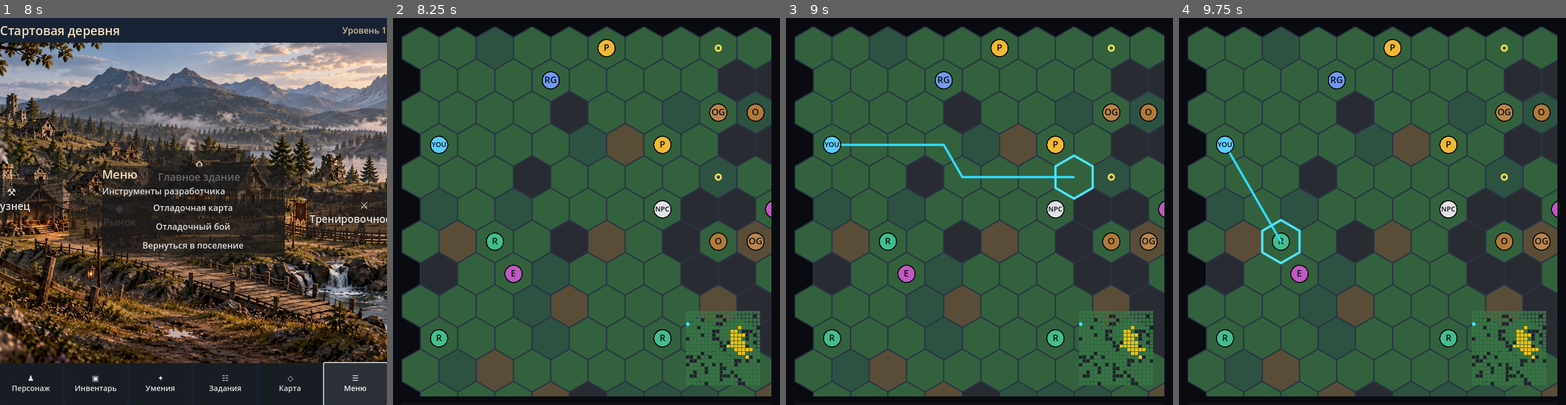
Above: before the commit, frames 1-4 (left to right).
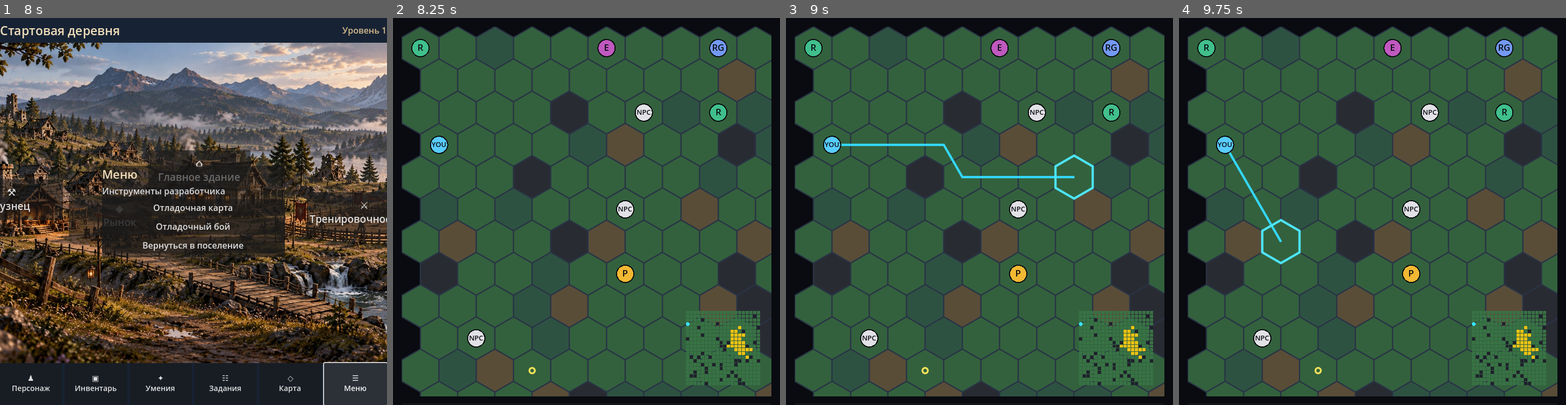
Above: after the commit, the same moments.

Repository: Archoniou1987/Battle-of-Artheon
Game: Godot game, scene res://scenes/main/main.tscn
Two runs of this game, one before a commit and one after it. Both use one fixed random seed, a clock stepped at 60 frames per second and the inputs below.
Inputs (mouse positions are in pixels of both pictures, inside the frame that each line leads up to):
- Up to frame 1 (8 s): click "⚒ Кузнец" at 0.5 s; click "◆ Рынок" at 1.25 s; click "⌂ Главное здание" at 2 s; click "⚔ Тренировочное поле" at 2.75 s; click "♟ Персонаж" at 3.5 s; click "▣ Инвентарь" at 4.25 s; click "✦ Умения" at 5 s; click "☷ Задания" at 5.75 s; click "◇ Карта" at 6.5 s; click "☰ Меню" at 7.25 s
- Up to frame 2 (8.25 s): click "Отладочная карта" at 8 s
- Up to frame 3 (9 s): tap Enter at 8.75 s; move the mouse to (1064, 192) at 8.77 s; click (1064, 192) at 8.92 s
- Up to frame 4 (9.75 s): tap Space at 9.5 s; drag from (1295, 230) to (1353, 288) at 9.52 s

Frame 1 is identical in both runs. In frame 2, 7.6% of the frame differs, in the area x 4-98%, y 5-93%; in frame 3, 7.6%; in frame 4, 7.6%.

Commit message:
Prevent guarded-object walls from isolating accessible cells and spawn NPCs only on reachable terrain

Diff:
--- a/core/map/location_generator.gd
+++ b/core/map/location_generator.gd
@@ -108,14 +108,21 @@
 				break
 		if not can_shape:
 			continue
+		var before_reachable:Dictionary=_reachable_cells(map,entrance)
+		var changed_neighbors:Array[Vector2i]=[]
 		for neighbor in passable_neighbors:
 			if neighbor!=guard_pos:
 				map.set_obstacle(neighbor,"object_pocket_wall",true)
-		var access:=HexPathfinder.new().find_path(map,entrance,guard_pos)
-		if not bool(access.get("ok",false)):
-			for neighbor in passable_neighbors:
-				if neighbor!=guard_pos:
-					map.set_obstacle(neighbor,"",false)
+				changed_neighbors.append(neighbor)
+		var after_reachable:Dictionary=_reachable_cells(map,entrance)
+		var valid_access:=after_reachable.has(guard_pos) and after_reachable.has(object_pos)
+		for previous_cell in before_reachable.keys():
+			if not after_reachable.has(previous_cell):
+				valid_access=false
+				break
+		if not valid_access:
+			for neighbor in changed_neighbors:
+				map.set_obstacle(neighbor,"",false)
 			continue
 		var object_id:="GEN_OBJECT_%02d"%object_cells.size()
 		var guard_id:="GEN_GUARD_%02d"%guarded_objects.size()
@@ -125,13 +132,14 @@
 		reserved_guard_cells[guard_pos]=true
 		guarded_objects.append({"object_pos":object_pos,"guard_pos":guard_pos,"guard_id":guard_id})
 
+	var accessible:Dictionary=_reachable_cells(map,entrance)
 	var content_cells:Array[Vector2i]=[]
 	for r in range(safe_height):
 		for q in range(safe_width):
 			var content_pos:=Vector2i(q,r)
 			if content_pos==entrance or content_pos==exit or thematic_reserved.has(content_pos) or object_cells.has(content_pos) or reserved_guard_cells.has(content_pos):
 				continue
-			if map.cell(content_pos).is_passable():
+			if map.cell(content_pos).is_passable() and accessible.has(content_pos):
 				content_cells.append(content_pos)
 	_shuffle_cells(content_cells,rng)
 
@@ -151,7 +159,7 @@
 	for region in region_result["regions"]:
 		var available:Array[Vector2i]=[]
 		for pos in region["cells"]:
-			if map.cell(pos).is_passable() and map.entities_at(pos).is_empty():
+			if accessible.has(pos) and map.cell(pos).is_passable() and map.entities_at(pos).is_empty():
 				available.append(pos)
 		_shuffle_cells(available,rng)
 		var count:int=mini(3,available.size())
@@ -283,3 +291,20 @@
 			target.append(pos)
 			source.remove_at(i)
 		i-=1
+
+static func _reachable_cells(map:TacticalMapState, start:Vector2i)->Dictionary:
+	var reachable:Dictionary={}
+	if not map.in_bounds(start) or not map.cell(start).is_passable():
+		return reachable
+	var frontier:Array[Vector2i]=[start]
+	reachable[start]=true
+	var index:=0
+	while index<frontier.size():
+		var current:Vector2i=frontier[index]
+		index+=1
+		for neighbor in map.neighbors(current,true):
+			if reachable.has(neighbor):
+				continue
+			reachable[neighbor]=true
+			frontier.append(neighbor)
+	return reachable
